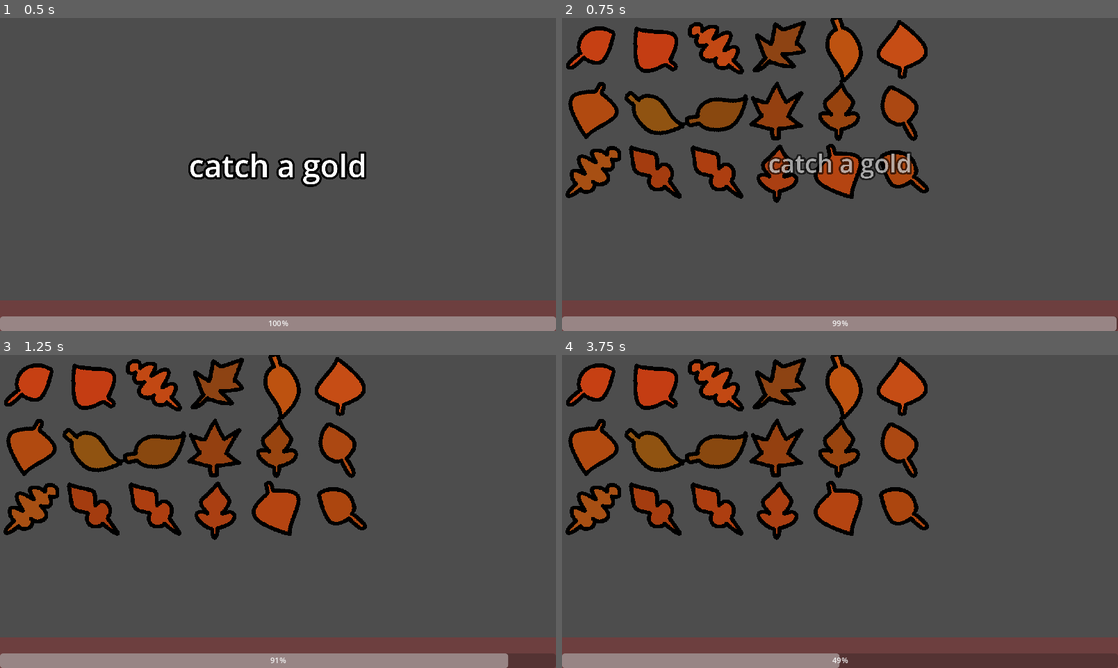
Above: before the commit, frames 1-4 (two rows, left to right).
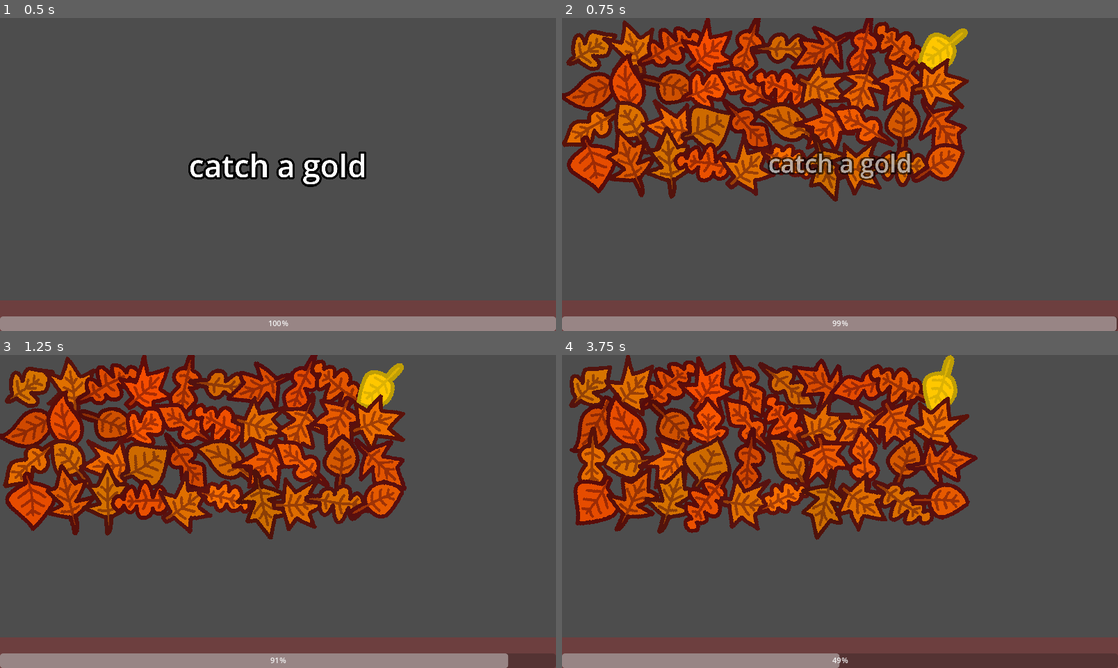
Above: after the commit, the same moments.

Repository: osid54/microgamejam
Game: Godot game, scene res://osid_games/games/goldenLeafGame.tscn
Same seed, same stepped clock (60 frames per second), same inputs: the game is played once before the commit and once after it. Before the commit the project has no main scene; this scene is started directly in both runs.
Inputs (mouse positions are in pixels of both pictures, inside the frame that each line leads up to):
- Up to frame 1 (0.5 s): no input
- Up to frame 2 (0.75 s): tap Enter (action) at 0.5, 0.6 s; move the mouse to (962, 158) at 0.52 s; hold Right (right) from 0.53 s (still down); click (962, 158) at 0.67 s
- Up to frame 3 (1.25 s): keep holding Right (right)
- Up to frame 4 (3.75 s): move the mouse to (728, 527) at 1.27 s; release Right (right) at 1.28 s; hold Down (down) 1.28-2.03 s; tap Enter (action) every 0.75 s from 1.35 to 3.6 s; move the mouse to (895, 442) at 2.02 s; hold Right (right) 2.03-2.78 s; move the mouse to (812, 574) at 2.77 s; hold Up (up) 2.78-3.53 s; click (812, 574) at 2.92 s; move the mouse to (1006, 558) at 3.52 s; hold Left (left) from 3.53 s (still down)

Frame 1 is identical in both runs. In frame 2, 32% of the frame differs, in the area x 0-74%, y 0-60%; in frame 3, 33%; in frame 4, 33%, in the area x 0-75%, y 0-60%.
Error before the commit: Invalid assignment of property or key 'flip_y' with value of type 'bool' on a base object of type 'Sprite2D'. (res://osid_games/assets/leaf.gd:11)

Commit message:
leaf randomization complete

Diff:
--- a/osid_games/assets/leaf.gd
+++ b/osid_games/assets/leaf.gd
@@ -5,9 +5,9 @@
 	modulate = Color(randf_range(.8,1.2)*modulate.r,
 				randf_range(.8,1.2)*modulate.g,
 				randf_range(.8,1.2)*modulate.b)
-	if randi_range(0,1):
+	if randi_range(0,1)==1:
 		$Sprite2D.flip_h = true
-	if randi_range(0,1):
+	if randi_range(0,1)==1:
 		$Sprite2D.flip_y = true
 	$Sprite2D.rotation_degrees = randi_range(-180,180)
 
--- a/osid_games/assets/leaf.tscn
+++ b/osid_games/assets/leaf.tscn
@@ -1,13 +1,78 @@
 [gd_scene load_steps=3 format=3 uid="uid://t0vpxbfp7cp5"]
 
-[ext_resource type="Texture2D" uid="uid://dqhbohk1d5k5b" path="res://osid_games/sprites/leaves.png" id="1_5ekua"]
-[ext_resource type="Script" path="res://osid_games/assets/leaf.gd" id="1_cwgn5"]
+[ext_resource type="Texture2D" uid="uid://bv62fgllf4ebd" path="res://osid_games/sprites/leaves3.png" id="1_d7pje"]
+
+[sub_resource type="GDScript" id="GDScript_cwxx0"]
+script/source = "extends Node2D
+
+var floatDirection := 1
+var floatMax := 3
+var floatSpeed := 1.0
+var startPos : float
+
+var rotateDirection := 1
+var rotMax := PI/2
+var rotSpeed := PI/8
+var startRot : float
+
+var isGolden := false
+
+func _ready():
+	startPos = position.x
+	startRot = rotation
+	if randi_range(0,1):
+		floatDirection *= -1
+	if randi_range(0,1):
+		rotateDirection *= -1
+	floatSpeed *= randf_range(.5,1)
+	rotSpeed *= randf_range(.2,1)
+	#modulate = Color(0.6706, 0.2745, 0.0706)
+	$Sprite2D.frame = randi_range(0,8)
+	modulate = Color(randf_range(.8,1)*modulate.r,
+				randf_range(.6,1)*modulate.g,
+				randf_range(.6,1)*modulate.b)
+	if randi_range(0,1):
+		$Sprite2D.flip_h = true
+	if randi_range(0,1):
+		$Sprite2D.flip_v = true
+	$Sprite2D.rotation_degrees = randi_range(-180,180)
+
+func _process(delta):
+	if abs(startPos - position.x) < floatMax:
+		position.x += floatSpeed*delta*rotateDirection
+	else:
+		floatDirection *= -1
+		position.x += floatSpeed*delta*rotateDirection
+	if abs(startRot - rotation) < rotMax:
+		rotation += rotSpeed*delta*rotateDirection
+	else:
+		rotateDirection *= -1
+		rotation += rotSpeed*delta*rotateDirection
+
+func makeGold():
+	isGolden = true
+	modulate = Color(1,1,1)
+	$Sprite2D/ColorRect.visible = true
+"
 
 [node name="leaf" type="Node2D"]
-script = ExtResource("1_cwgn5")
+script = SubResource("GDScript_cwxx0")
 
 [node name="Sprite2D" type="Sprite2D" parent="."]
-modulate = Color(0.670588, 0.27451, 0.0705882, 1)
-texture = ExtResource("1_5ekua")
+clip_children = 2
+texture = ExtResource("1_d7pje")
 hframes = 3
 vframes = 3
+
+[node name="ColorRect" type="ColorRect" parent="Sprite2D"]
+visible = false
+anchors_preset = 15
+anchor_right = 1.0
+anchor_bottom = 1.0
+offset_left = -64.0
+offset_top = -64.0
+offset_right = -64.0
+offset_bottom = -64.0
+grow_horizontal = 2
+grow_vertical = 2
+color = Color(1, 1, 0, 0.588235)
--- a/osid_games/games/goldenLeafGame.gd
+++ b/osid_games/games/goldenLeafGame.gd
@@ -2,12 +2,15 @@
 
 @export var leaf : PackedScene
 var leaves := []
+var density := 80
 func _on_start_game():
-	var xInterval = get_viewport().get_window().size.x/128
-	var yInterval = (get_viewport().get_window().size.y)/128
+	var xInterval = int(get_viewport().get_window().size.x/float(density))
+	var yInterval = int((get_viewport().get_window().size.y-64)/float(density))
 	for i in yInterval:
+		leaves.append([])
 		for j in xInterval:
 			var l = leaf.instantiate()
-			l.position = Vector2(64+j*128,64+i*128)
-			leaves.append(l)
+			l.position = Vector2(64+j*density,64+i*density)
+			leaves[i].append(l)
 			add_child(l)
+	leaves.pick_random().pick_random().makeGold()
--- a/project.godot
+++ b/project.godot
@@ -11,6 +11,7 @@
 [application]
 
 config/name="microgamejam"
+run/main_scene="res://osid_games/games/goldenLeafGame.tscn"
 config/features=PackedStringArray("4.1", "Forward Plus")
 config/icon="res://icon.svg"
 
Renamed: osid_games/sprites/leaves.png -> osid_games/sprites/leaves1.png
Not shown, added: osid_games/sprites/leaves1.png.import
Binary file added: osid_games/sprites/leaves2.png
Not shown, added: osid_games/sprites/leaves2.png.import
Binary file added: osid_games/sprites/leaves3.png
Not shown, changed: osid_games/sprites/leaves3.png.import
Binary file added: osid_games/sprites/leaves4.png
Not shown, added: osid_games/sprites/leaves4.png.import
Binary file added: osid_games/sprites/selector.png
Not shown, added: osid_games/sprites/selector.png.import
